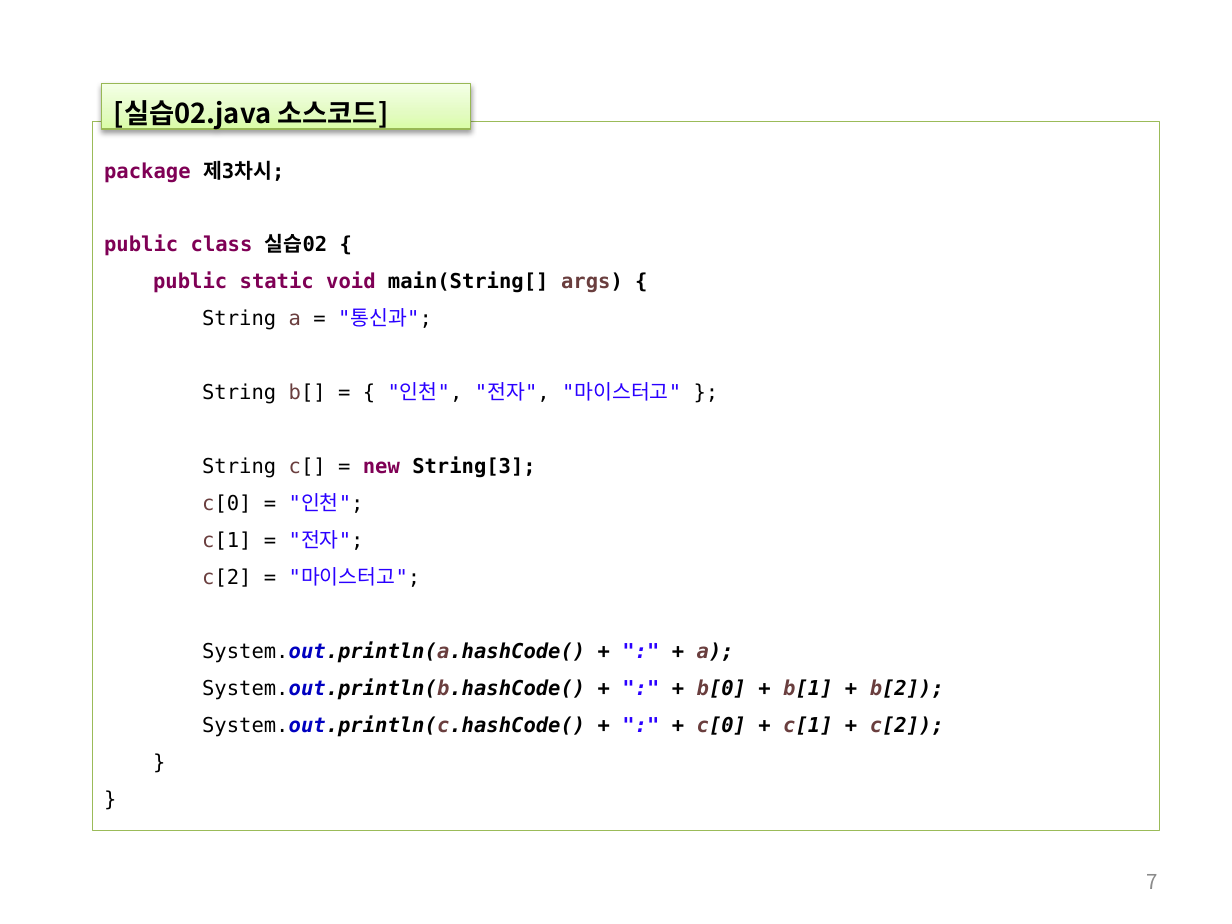
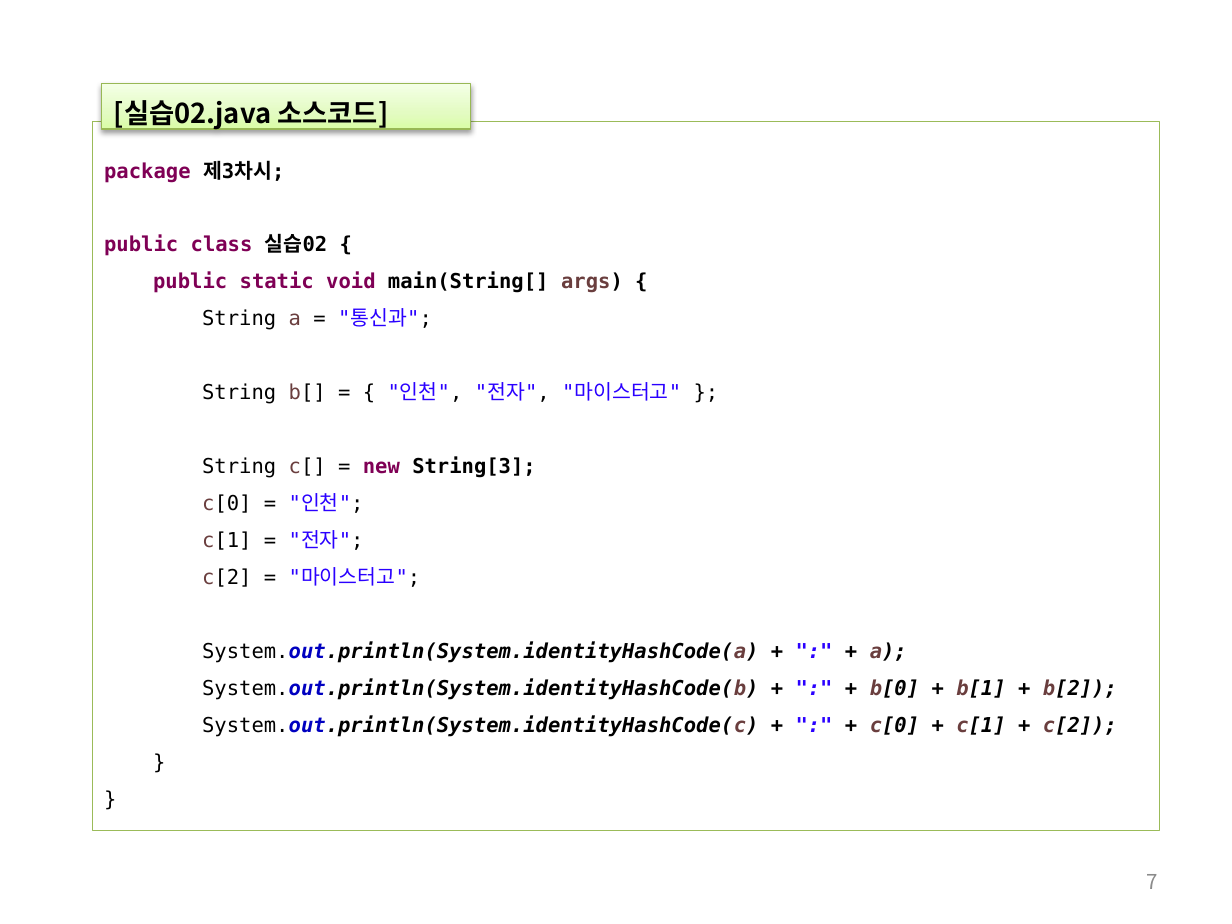
Before and after one commit to histime7/2018JavaClassroom, a slide deck: slide 7 of 수업자료/06_자바 기본 문법.pptx. Drawn at 1232x924 pixels with LibreOffice and Linux fonts; fonts in the diff are those of the drawing. Boxes give left, top, right and bottom in pixels: in the first picture for what was removed or moved away, otherwise in the second. Text is boxed around its words. In the diff, an @@ line names an element or a change of style, - is before the commit and + after.

```diff
--- a/수업자료/06_자바 기본 문법.pptx
+++ b/수업자료/06_자바 기본 문법.pptx
@@ text in rectangle at bbox=[202, 641, 1117, 737]: text changed @@
-System.out.println(a.hashCode() + ":" + a);
-System.out.println(b.hashCode() + ":" + b[0] + b[1] + b[2]);
-System.out.println(c.hashCode() + ":" + c[0] + c[1] + c[2]);
+System.out.println(System.identityHashCode(a) + ":" + a);
+System.out.println(System.identityHashCode(b) + ":" + b[0] + b[1] + b[2]);
+System.out.println(System.identityHashCode(c) + ":" + c[0] + c[1] + c[2]);
```
Also in this commit, not shown: 3 other slides changed.
